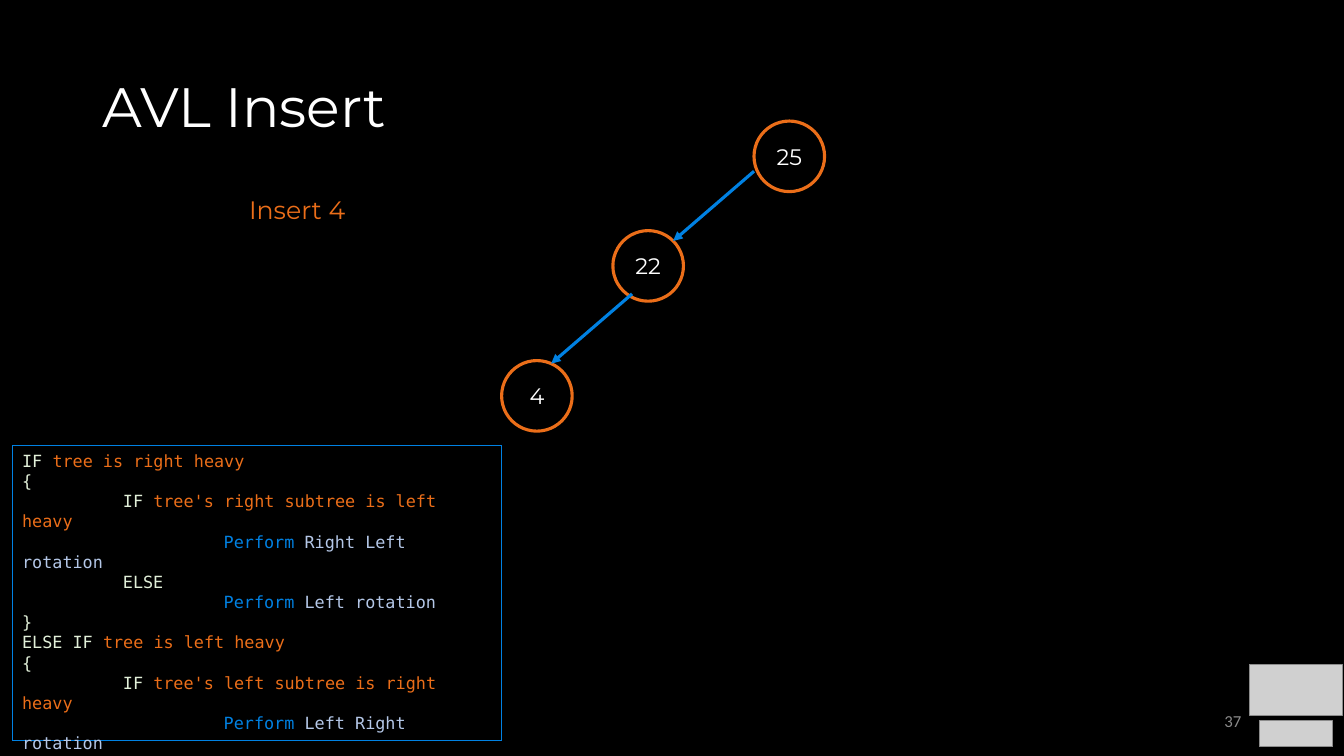
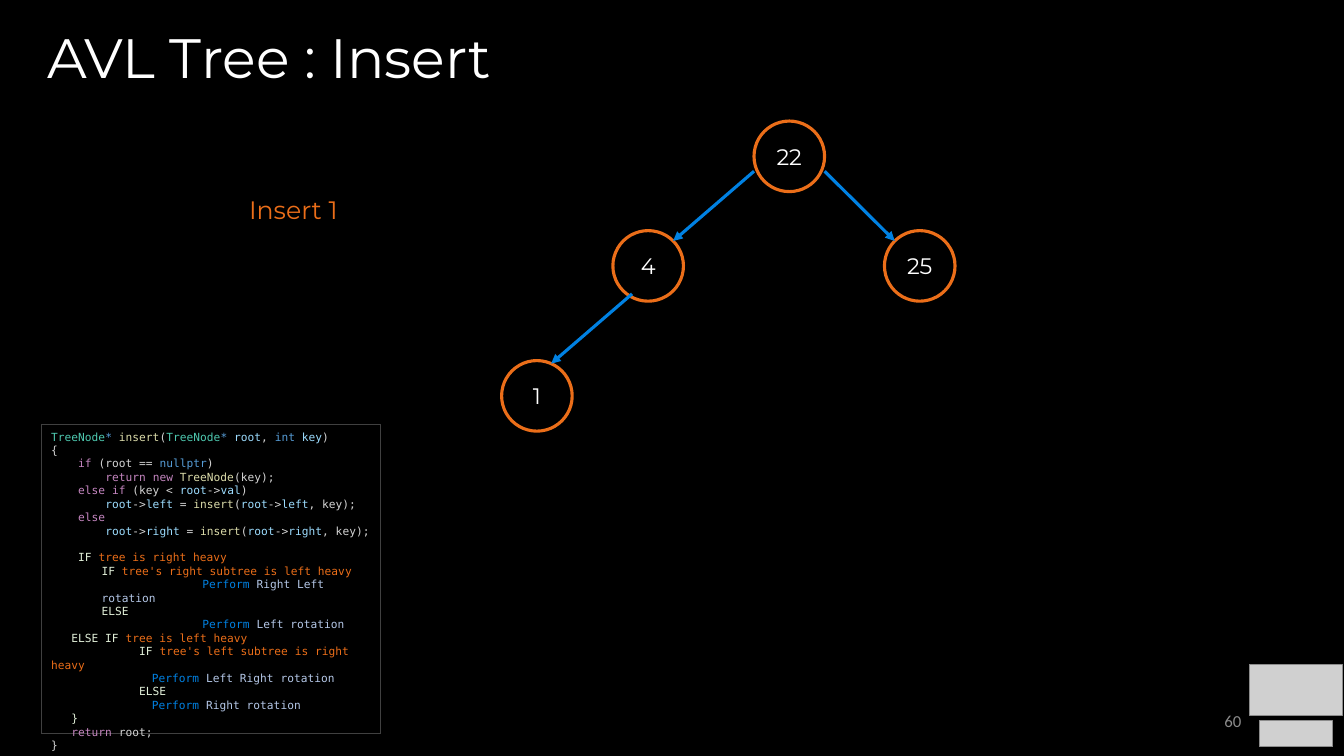
Before and after one commit to COP3530/Instructional-Content, a slide deck: slide 60 of Slides-PPT/4 - Balanced Trees.pptx (slide 37 before the commit). Drawn at 1344x756 pixels with LibreOffice and Linux fonts; fonts in the diff are those of the drawing; grey boxes stand for pictures. Boxes give left, top, right and bottom in pixels: in the first picture for what was removed or moved away, otherwise in the second. Text is boxed around its words. In the diff, an @@ line names an element or a change of style, - is before the commit and + after.

Commit message:
balanced tree changes

```diff
--- a/Slides-PPT/4 - Balanced Trees.pptx
+++ b/Slides-PPT/4 - Balanced Trees.pptx
@@ title at bbox=[47, 39, 490, 79]: text changed @@
-AVL Insert
+AVL Tree : Insert
@@ ellipse "22": place and size @@
-ellipse "22" at bbox=[613, 231, 684, 301]
+ellipse "22" at bbox=[754, 121, 825, 192]
@@ arrow added from (825, 171) to (895, 241), #0081E2 2.25 pt @@
@@ text at bbox=[249, 201, 338, 219]: text changed @@
-Insert 4
+Insert 1
@@ ellipse "4": place and size @@
-ellipse "4" at bbox=[502, 361, 573, 432]
+ellipse "4" at bbox=[613, 231, 684, 301]
@@ ellipse "25": place and size @@
-ellipse "25" at bbox=[754, 121, 825, 192]
+ellipse "25" at bbox=[884, 231, 955, 301]
@@ ellipse added at bbox=[502, 361, 573, 432], outline #EB6E19 2.25 pt, 16 pt, text #FFFFFF @@
+1
@@ text in rectangle at bbox=[41, 425, 381, 734]: paragraph removed @@
-{
@@ text in rectangle at bbox=[41, 425, 381, 734]: paragraph removed @@
-}
@@ text in rectangle at bbox=[41, 425, 381, 734]: paragraph removed @@
-{
@@ rectangle "TreeNode* insert(TreeNode* root, int key)": place and size @@
-rectangle "TreeNode* insert(TreeNode* root, int key)" at bbox=[12, 446, 502, 741]
+rectangle "TreeNode* insert(TreeNode* root, int key)" at bbox=[41, 425, 381, 734]
@@ rectangle "TreeNode* insert(TreeNode* root, int key)" at bbox=[41, 425, 381, 734]: outline #0081E2 0.75 pt to #404040 0.75 pt @@
@@ text in rectangle at bbox=[51, 432, 370, 538]: paragraphs added @@
+TreeNode* insert(TreeNode* root, int key)
+{
+if (root == nullptr)
+return new TreeNode(key);
+else if (key < root->val)
+root->left = insert(root->left, key);
+else
+root->right = insert(root->right, key);
@@ text in rectangle at bbox=[51, 552, 352, 712]: size 12 to 8 pt in "IF tree is right heavy", "IF tree's right subtree is left heavy", "Perform Right Left rotation", "ELSE" and 7 more places; list level 1 to 2 in "IF tree's right subtree is ..."; list level 1 to 2 in "Perform Right Left rotation"; list level 1 to 2 in "ELSE"; list level 1 to 2 in "Perform Left rotation" @@
@@ page number at bbox=[1224, 716, 1241, 727]: text changed @@
-37
+60
@@ text in rectangle at bbox=[71, 728, 153, 738]: paragraphs added @@
+return root;
+}
```
Also in this commit, not shown: 11 other slides changed, 22 slides added, 1 other file.
